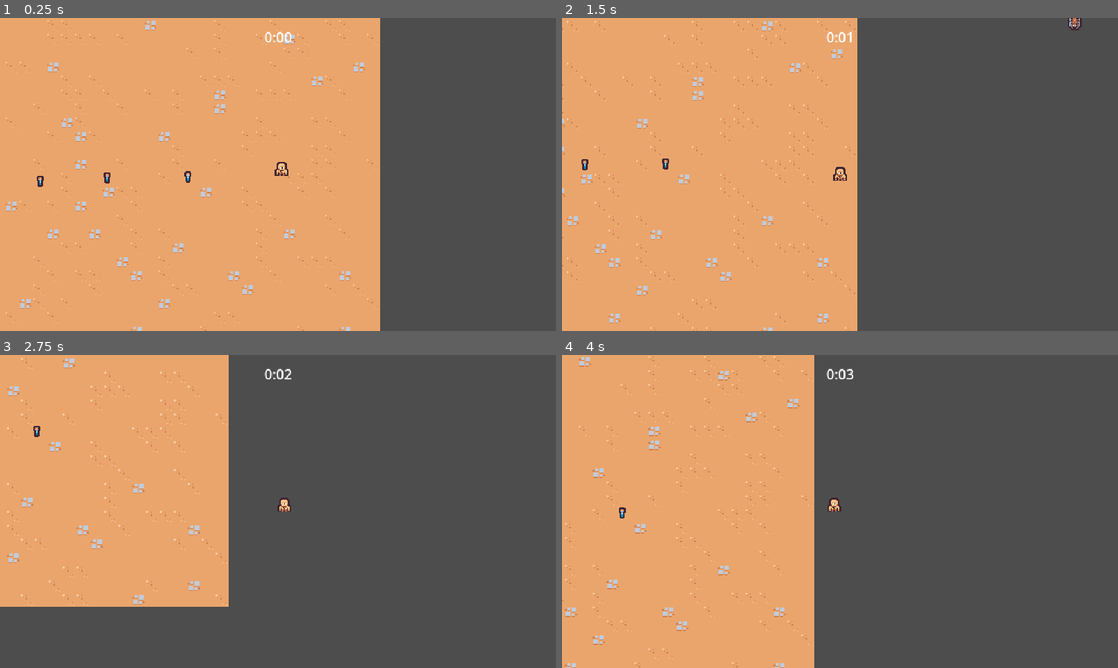
Above: before the commit, frames 1-4 (two rows, left to right).
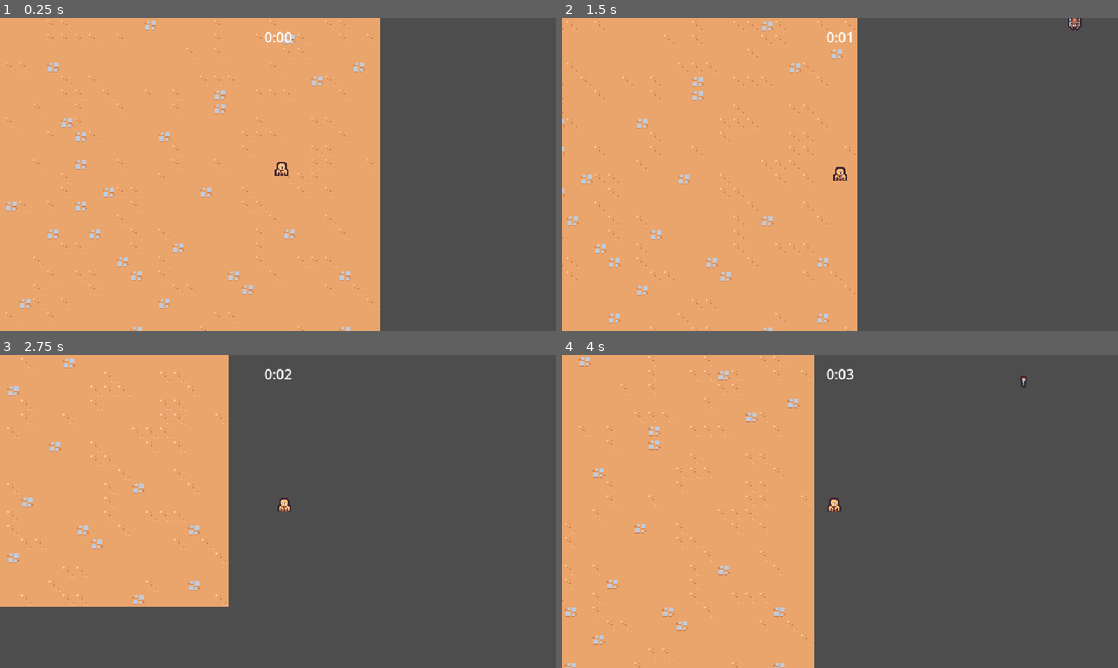
Above: after the commit, the same moments.

Repository: tiannahenrylewis/GodotCrashCourse
Game: Godot game, scene res://Scenes/Main/main.tscn
The game is run twice, just before and just after one commit, with the same random seed, the same clock (stepped at 60 frames per second) and the same inputs.
Inputs:
- Up to frame 1 (0.25 s): no input
- Up to frame 2 (1.5 s): hold D (move_right) 0.53-1.28 s; hold S (move_down) from 1.28 s (still down)
- Up to frame 3 (2.75 s): release S (move_down) at 2.03 s; hold D (move_right) from 2.03 s (still down)
- Up to frame 4 (4 s): release D (move_right) at 2.78 s; hold W (move_up) 2.78-3.53 s; hold Left (move_left) from 3.53 s (still down)

The runs differ from the first frame. In frame 1, 0.1% of the frame differs, in the area x 6-35%, y 48-54%; in frame 2, less than 0.1%; in frame 3, less than 0.1%; in frame 4, less than 0.1%.

Commit message:
S2: Enemy Health + Drops

Diff:
--- /dev/null
+++ b/Scenes/Component/health_component.gd
@@ -0,0 +1,22 @@
+extends Node
+class_name HealthComponent
+
+signal died
+
+@export var max_health: float = 10
+var current_health
+
+
+func _ready():
+	current_health = max_health
+
+
+func damage(damage_amount: float):
+	current_health = max(current_health - damage_amount, 0)
+	Callable(check_death).call_deferred()
+
+
+func check_death():
+	if current_health == 0:
+		died.emit()
+		owner.queue_free()
--- /dev/null
+++ b/Scenes/Component/health_component.tscn
@@ -0,0 +1,6 @@
+[gd_scene load_steps=2 format=3 uid="uid://cu2xogii0nmi0"]
+
+[ext_resource type="Script" path="res://Scenes/Component/health_component.gd" id="1_5762y"]
+
+[node name="HealthComponent" type="Node"]
+script = ExtResource("1_5762y")
--- /dev/null
+++ b/Scenes/Component/vial_drop_component.gd
@@ -0,0 +1,25 @@
+extends Node
+
+@export_range(0, 1) var drop_percent: float = .5
+@export var health_component: Node
+@export var vial_scene: PackedScene
+
+
+func _ready():
+	(health_component as HealthComponent).died.connect(on_died)
+
+
+func on_died():
+	if randf() > drop_percent:
+		return
+
+	if vial_scene == null:
+		return
+
+	if not owner is Node2D:
+		return
+
+	var spawn_position = (owner as Node2D).global_position
+	var vial_instance = vial_scene.instantiate() as Node2D
+	owner.get_parent().add_child(vial_instance)
+	vial_instance.global_position = spawn_position
--- /dev/null
+++ b/Scenes/Component/vial_drop_component.tscn
@@ -0,0 +1,8 @@
+[gd_scene load_steps=3 format=3 uid="uid://dtosx6e068c5"]
+
+[ext_resource type="Script" path="res://Scenes/Component/vial_drop_component.gd" id="1_br17o"]
+[ext_resource type="PackedScene" uid="uid://de6ixsrvhu8hg" path="res://Scenes/GameObject/ExperienceVial/experience_vial.tscn" id="2_wkyjd"]
+
+[node name="VialDropComponent" type="Node"]
+script = ExtResource("1_br17o")
+vial_scene = ExtResource("2_wkyjd")
--- a/Scenes/GameObject/BasicEnemy/basic_enemy.gd
+++ b/Scenes/GameObject/BasicEnemy/basic_enemy.gd
@@ -1,6 +1,9 @@
 extends CharacterBody2D
 
 const MAX_SPEED = 50
+
+@onready var health_component: HealthComponent = $HealthComponent
+
 
 # Called when the node enters the scene tree for the first time.
 func _ready():
@@ -22,4 +25,4 @@
 
 
 func on_area_entered(other_area: Area2D):
-		queue_free()
+		health_component.damage(100)
--- a/Scenes/GameObject/BasicEnemy/basic_enemy.tscn
+++ b/Scenes/GameObject/BasicEnemy/basic_enemy.tscn
@@ -1,7 +1,9 @@
-[gd_scene load_steps=5 format=3]
+[gd_scene load_steps=7 format=3 uid="uid://ciiskoocl5t8s"]
 
 [ext_resource type="Texture2D" uid="uid://cfxn8xhfqvap5" path="res://Scenes/GameObject/BasicEnemy/basic_enemy.png" id="1_1r08b"]
 [ext_resource type="Script" path="res://Scenes/GameObject/BasicEnemy/basic_enemy.gd" id="1_k2vko"]
+[ext_resource type="PackedScene" uid="uid://cu2xogii0nmi0" path="res://Scenes/Component/health_component.tscn" id="2_2u118"]
+[ext_resource type="PackedScene" uid="uid://dtosx6e068c5" path="res://Scenes/Component/vial_drop_component.tscn" id="3_atp54"]
 
 [sub_resource type="CircleShape2D" id="CircleShape2D_jndac"]
 radius = 12.0
@@ -14,6 +16,11 @@
 collision_mask = 9
 motion_mode = 1
 script = ExtResource("1_k2vko")
+
+[node name="HealthComponent" parent="." instance=ExtResource("2_2u118")]
+
+[node name="VialDropComponent" parent="." node_paths=PackedStringArray("health_component") instance=ExtResource("3_atp54")]
+health_component = NodePath("../HealthComponent")
 
 [node name="Area2D" type="Area2D" parent="."]
 collision_layer = 0
--- a/Scenes/Main/main.tscn
+++ b/Scenes/Main/main.tscn
@@ -7,7 +7,6 @@
 [ext_resource type="PackedScene" uid="uid://dxttsdo1u71cc" path="res://Scenes/UI/arena_time_ui.tscn" id="2_0m5sf"]
 [ext_resource type="PackedScene" path="res://Scenes/Manager/enemy_manager.tscn" id="2_tekes"]
 [ext_resource type="PackedScene" uid="uid://bm3q6g2mnysbp" path="res://Scenes/Manager/experience_manager.tscn" id="3_cstvr"]
-[ext_resource type="PackedScene" uid="uid://de6ixsrvhu8hg" path="res://Scenes/GameObject/ExperienceVial/experience_vial.tscn" id="7_0iqa1"]
 
 [node name="Main" type="Node2D"]
 
@@ -29,21 +28,3 @@
 
 [node name="Player" parent="." instance=ExtResource("1_l5qke")]
 position = Vector2(575, 213)
-
-[node name="ExperienceVial" parent="." instance=ExtResource("7_0iqa1")]
-position = Vector2(467, 214)
-
-[node name="ExperienceVial2" parent="." instance=ExtResource("7_0iqa1")]
-position = Vector2(374, 215)
-
-[node name="ExperienceVial3" parent="." instance=ExtResource("7_0iqa1")]
-position = Vector2(297, 219)
-
-[node name="ExperienceVial4" parent="." instance=ExtResource("7_0iqa1")]
-position = Vector2(229, 222)
-
-[node name="ExperienceVial5" parent="." instance=ExtResource("7_0iqa1")]
-position = Vector2(151, 221)
-
-[node name="ExperienceVial6" parent="." instance=ExtResource("7_0iqa1")]
-position = Vector2(65, 223)
Not shown: 1 places in Scenes/Main/main.tscn that only renumber resources
